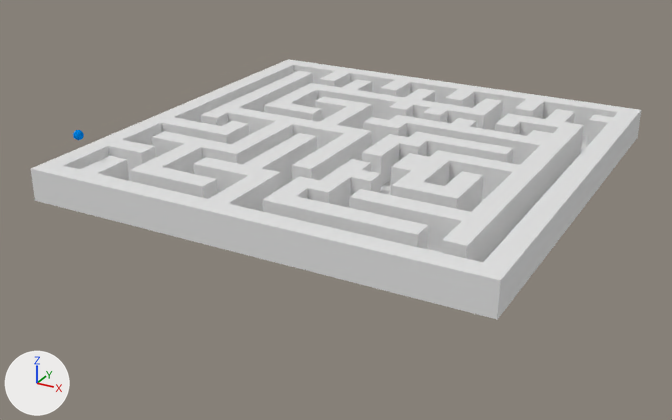
The Blender file noobMaze.blend, before and after one commit.
Rendered twice from a 50 mm lens placed at (11.62, -22.71, 9.78), pointed at (-0.35, -0.95, -1.1). Lighting does not change. The marker at lower left points along +X, +Y and +Z.

The scene before the commit, as lines of its bpy script (objects in view):
```python
me_plane = bpy.data.meshes.new('Plane')
me_plane.from_pydata(...)  # 1055 vertices, 1010 faces; spans x -1.0..1.0, y -1.0..1.0, z 0.0..0.14
ob_plane = bpy.data.objects.new('Plane', me_plane)
ob_plane.location = (0.0, 0.0, 0.0)
ob_plane.scale = (6.49, 6.49, 6.49)
```
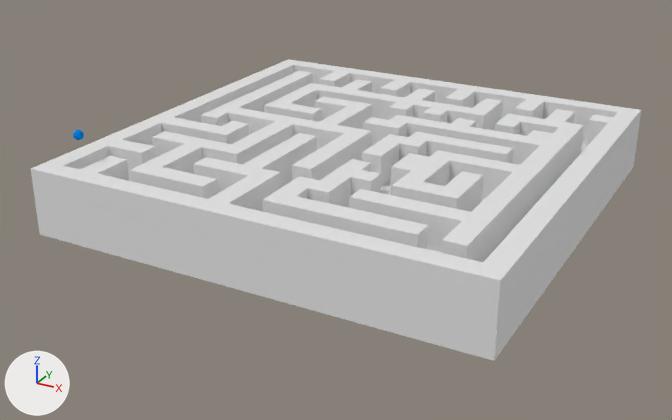
Commit message: created noob platform

Pixel boxes [x1, y1, x2, y2] of what changed, in the pictures (672 x 420 px):
```json
{"object": "Plane", "change": "reshaped", "before": [31, 59, 641, 320], "after": [31, 59, 641, 361], "on screen": "16% taller"}
{"part": 1, "of": "me_plane", "change": "built on", "before": [31, 111, 641, 320], "after": [31, 111, 641, 361]}
```

The change, as JSON lines over the scene's bpy script:
```json
{"block": "me_plane", "where": "# used by ob_plane; location = (0.0, 0.0, 0.0); scale = (6.49, 6.49, 6.49)"}
{"op": "remove", "block": "me_plane", "code": "me_plane.from_pydata(...)  # 1055 vertices, 1010 faces; spans x -1.0..1.0, y -1.0..1.0, z 0.0..0.14"}
{"op": "add", "block": "me_plane", "code": "me_plane.from_pydata(...)  # 1056 vertices, 1098 faces; spans x -1.0..1.0, y -1.0..1.0, z -0.15..0.14"}
{"block": "me_plane", "change": "me_plane part 1"}
{"block": "me_plane", "change": "88 vertices in x -1.0..1.0, y -1.0..1.0, z 0.0 move by (0.0, 0.0, -0.15)"}
{"block": "me_plane", "change": "1 vertex is added at (0.0, 0.0, -0.15)"}
{"block": "me_plane", "change": "88 new faces join them"}
```
